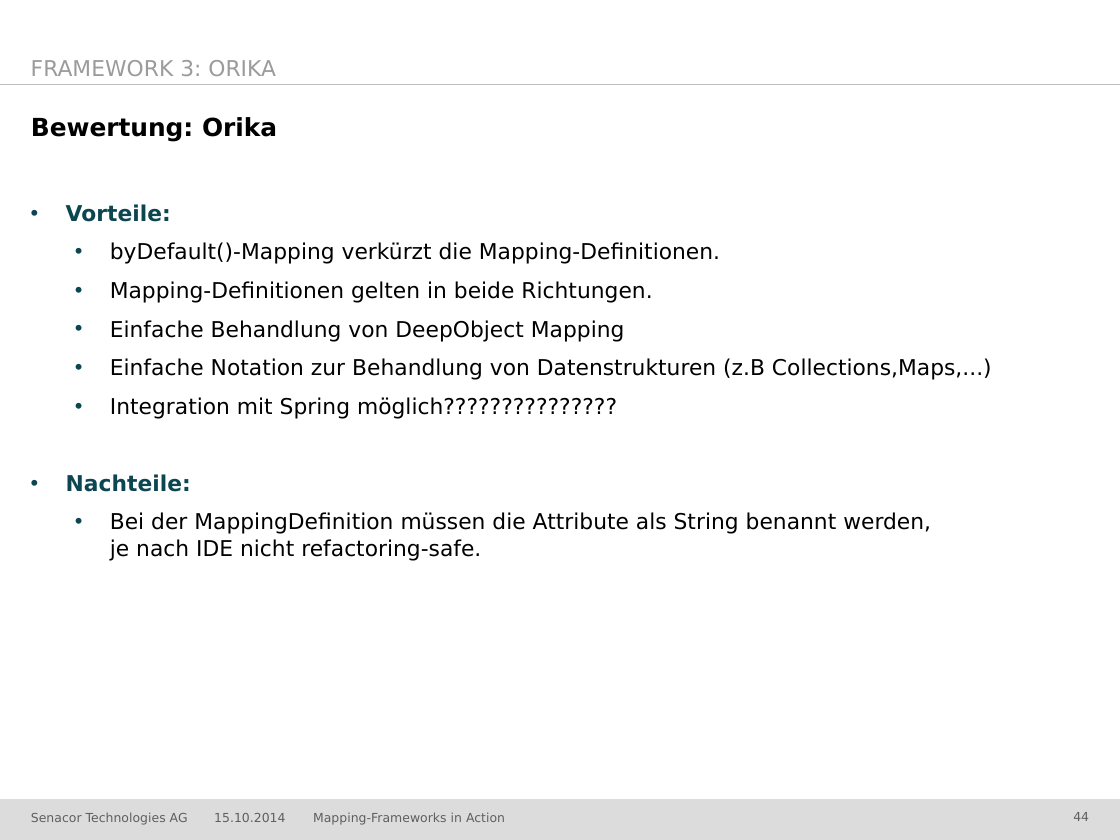
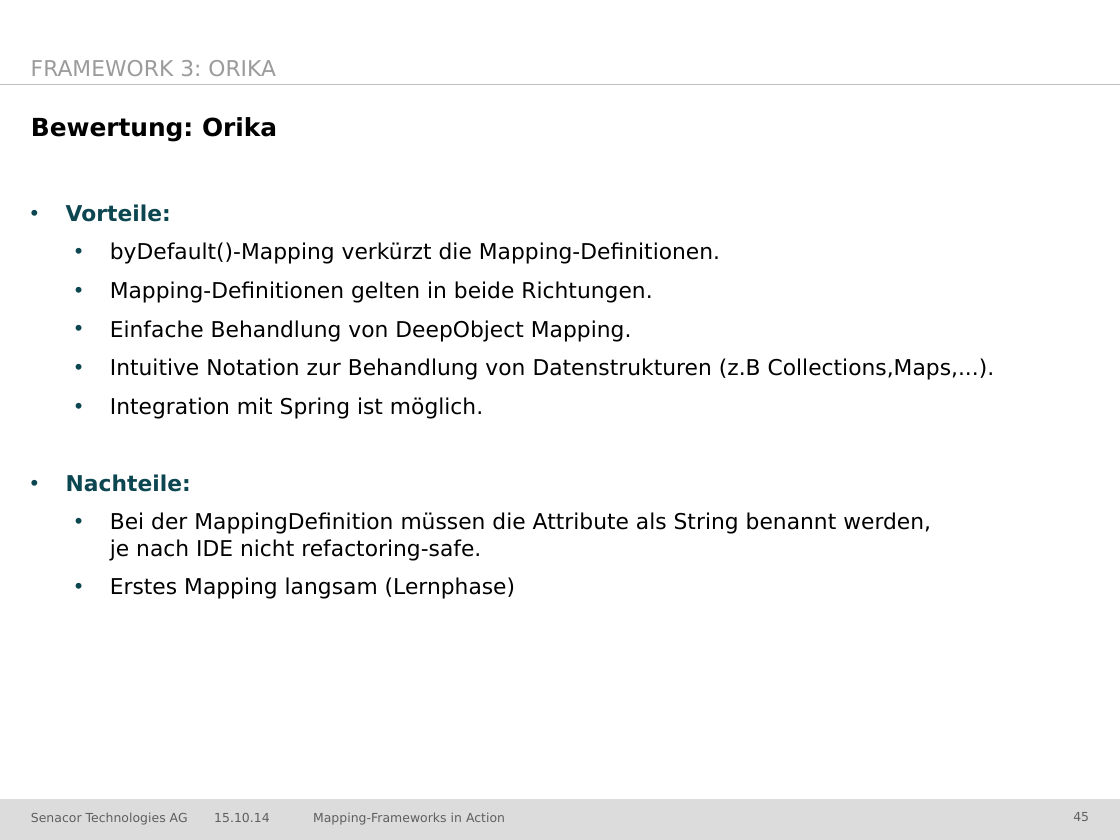
Before and after one commit to jschwalb/Mappings, a slide deck: slide 45 of presentation.pptx (slide 44 before the commit). Drawn at 1120x840 pixels with LibreOffice and Linux fonts; fonts in the diff are those of the drawing; background and template pictures are left out. Boxes give left, top, right and bottom in pixels: in the first picture for what was removed or moved away, otherwise in the second. Text is boxed around its words. In the diff, an @@ line names an element or a change of style, - is before the commit and + after.

Commit message:
Änderungen Mittwoch Abend hauptsächlich Dozer, Orika

```diff
--- a/presentation.pptx
+++ b/presentation.pptx
@@ text at (110,320,995,419): text changed @@
-    • Einfache Behandlung von DeepObject Mapping
-    • Einfache Notation zur Behandlung von Datenstrukturen (z.B Collections,Maps,...)
-    • Integration mit Spring möglich???????????????
+    • Einfache Behandlung von DeepObject Mapping.
+    • Intuitive Notation zur Behandlung von Datenstrukturen (z.B Collections,Maps,...).
+    • Integration mit Spring ist möglich.
@@ text at (110,577,515,599): paragraph added @@
+    • Erstes Mapping langsam (Lernphase)
@@ text at (214,813,269,822): text changed @@
-15.10.2014
+15.10.14
@@ page number at (1073,812,1089,821): text changed @@
-44
+45
```
Also in this commit, not shown: 50 other slides changed, 1 slide added.
